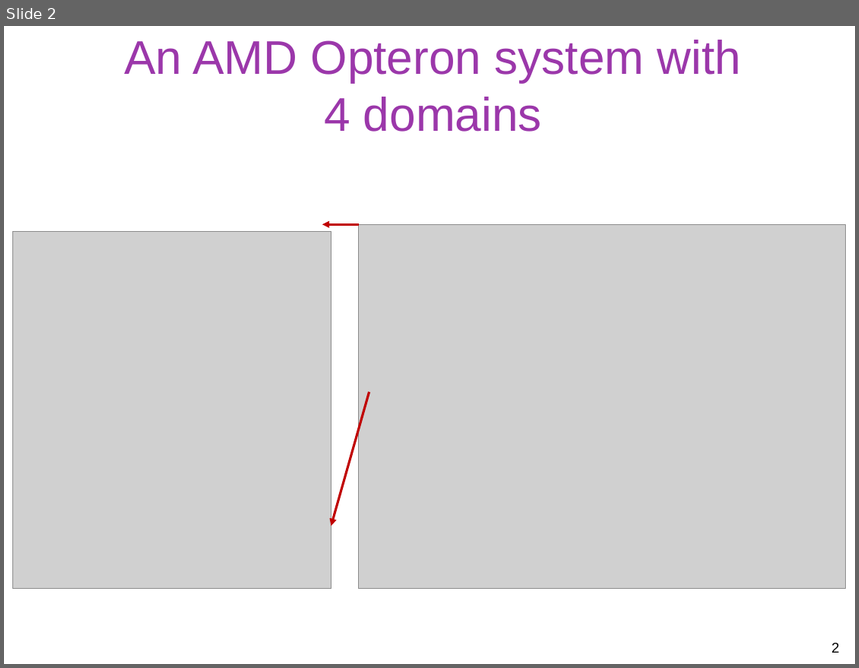
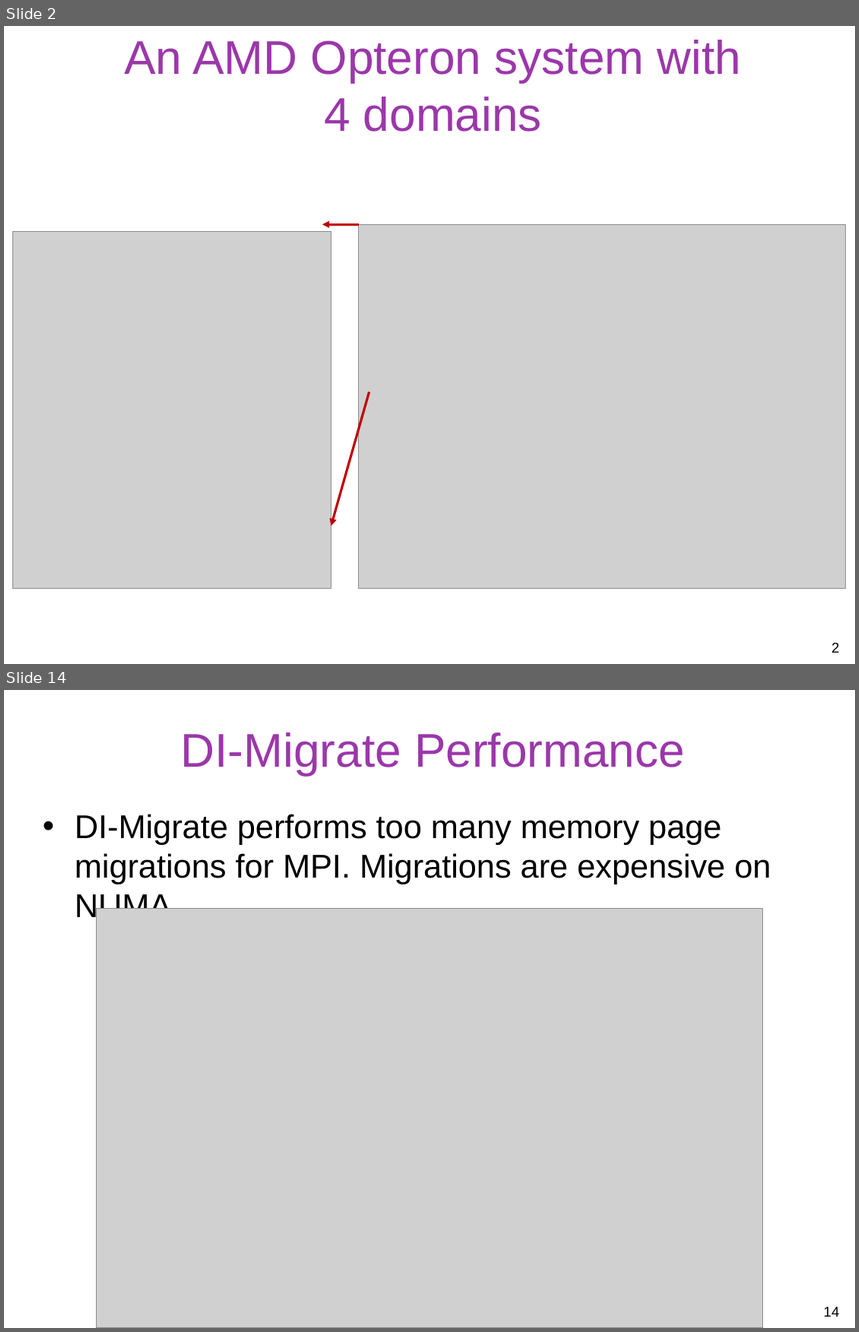
Before and after one commit to gulaoshi/gu.github.io, a slide deck: AdvOS/PPT+papers/blagodurov-ATC11.pptx. Shown one above the other, each under a label of ours: slide 2 before the commit, slides 2 and 14 after it; the slides between them are not shown. The pictures are 859x668 and 859x1332 pixels, drawn with LibreOffice and Linux fonts; fonts in the diff are those of the drawing; grey boxes stand for pictures. Boxes give left, top, right and bottom in pixels: in the first picture for what was removed or moved away, otherwise in the second. Text is boxed around its words. In the diff, an @@ line names an element or a change of style, - is before the commit and + after.

```diff
--- a/AdvOS/PPT+papers/blagodurov-ATC11.pptx
+++ b/AdvOS/PPT+papers/blagodurov-ATC11.pptx
@@ slide 14 added at (4,690,855,1328), background #FFFFFF @@
@@ title added at (181,733,685,775), 40 pt, text #9B37AA @@
+DI-Migrate Performance
@@ text added at (75,814,771,923), 27.9 pt, text #000000 @@
+• DI-Migrate performs too many memory page migrations for MPI. Migrations are expensive on NUMA.
@@ picture added at (96,909,763,1328) @@
@@ page number added at (824,1307,840,1317), 12 pt, text #000000 @@
+14
```
Also in this commit, not shown: 14 other slides added, 2 slides removed, 3 other files.
